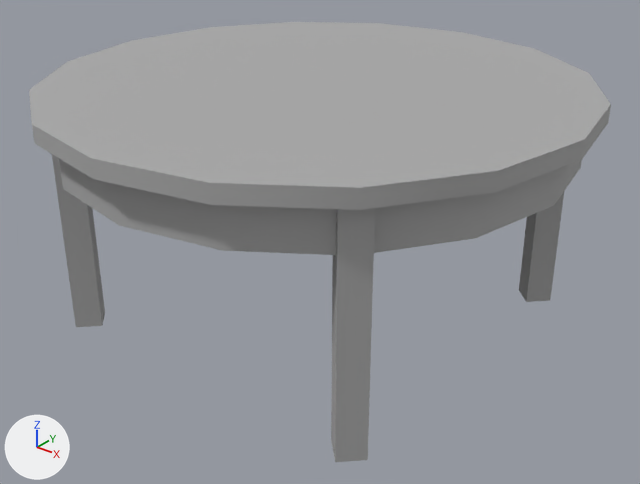
The FBX model Assets/Res/art/scenes/jg/mesh/prop/mt_prop_zhuozi02.FBX as it was, and as the next commit left it.
The view is the same before and after, from a 50 mm camera at (1.551, -1.928, 1.43) aimed at (0.039, -0.038, 0.259). The axes (+X, +Y, +Z) are drawn at lower left. The lights are the same throughout. Where no turn or scale is listed for an object, it has been applied to the vertices.

Before the edit, the objects in view are built like this:
```python
mat_mt_prop_zhuozi02_mat = principled_material('mt_prop_zhuozi02_mat')
mat_mt_prop_zhuozi02_mat.base_color = (0.4, 0.4, 0.4)  # grey #aaaaaa
mat_mt_prop_zhuozi02_mat.roughness = 0.896
me_mesh = bpy.data.meshes.new('Mesh')
me_mesh.from_pydata(...)  # 130 vertices, 112 faces; spans x -0.8..0.8, y -0.8..0.8, z 0.0..0.74
me_mesh.materials.append(mat_mt_prop_zhuozi02_mat)  # grey #aaaaaa
ob_mt_prop_zhuozi02 = bpy.data.objects.new('mt_prop_zhuozi02', me_mesh)
ob_mt_prop_zhuozi02.location = (0.0, 0.0, 0.0)
```
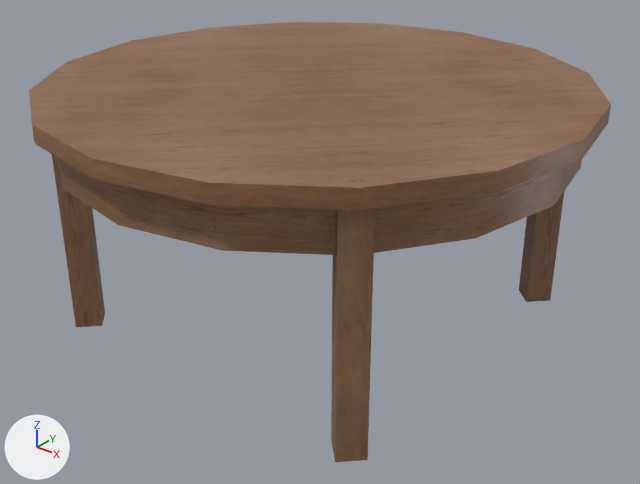
Where the newer file only moved an object's origin or applied its transform, the numbers keep the older frame.

Changed parts and their boxes (x1, y1, x2, y2) in the pictures (640 x 484 px):
'mt_prop_zhuozi02', surface changed (grey to brown): (29, 22, 611, 462) in both

What the commit changed:
Picture 'mt_prop_zhuozi02_mat_Base_Color.tga' (img_mt_prop_zhuozi02_mat_base_color_tga) is new.
In material 'mt_prop_zhuozi02_mat' (mat_mt_prop_zhuozi02_mat), base_color is no longer (0.4, 0.4, 0.4), grey #aaaaaa.
In material 'mt_prop_zhuozi02_mat' (mat_mt_prop_zhuozi02_mat), roughness goes from 0.896 to 0.5.
In material 'mt_prop_zhuozi02_mat' (mat_mt_prop_zhuozi02_mat), texture is now set to img_mt_prop_zhuozi02_mat_base_color_tga.
